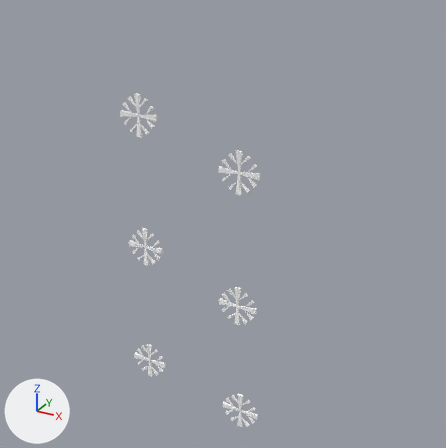
A saved change to the glTF model models/天气/独立天气/雪/中雪/中雪.gltf.
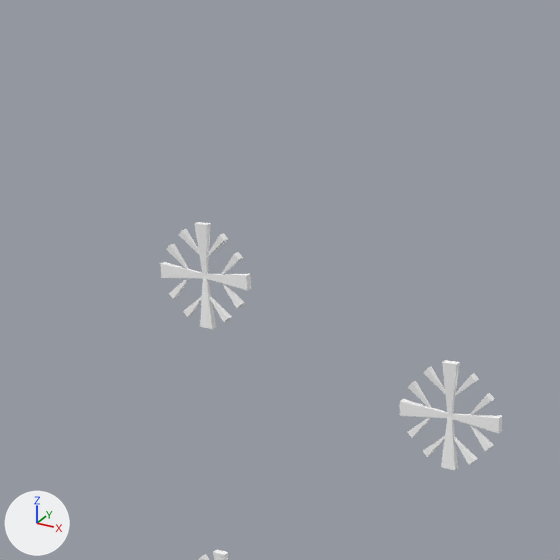
There are two pictures of each version: one whole from a 50 mm camera at (2.3, -3.08, 1.32) aimed at (0.54, 0.12, -0.28), one close up on the part from 12% to 64% of the width and 0% to 52% of the height. The lights are fixed; the arrows at lower left show +X, +Y and +Z. Where no turn or scale is listed for an object, it has been applied to the vertices. Vertices at the same position are counted once.

The first close-up shows 'node_Pyramid003_-5396', 'node_Pyramid003_-5406', 'node_Pyramid013_-5398', 'node_Pyramid013_-5408', 'node_Pyramid014_-5400', 'node_Pyramid014_-5410', 'node_Pyramid015_-5402', 'node_Pyramid015_-5412'.
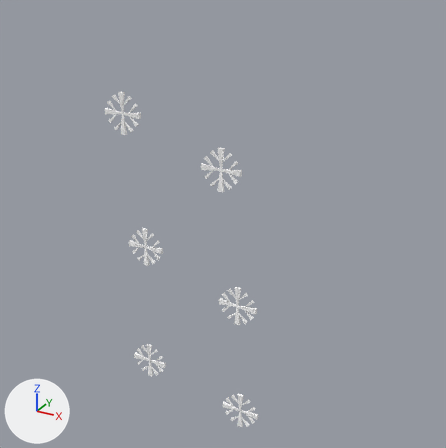
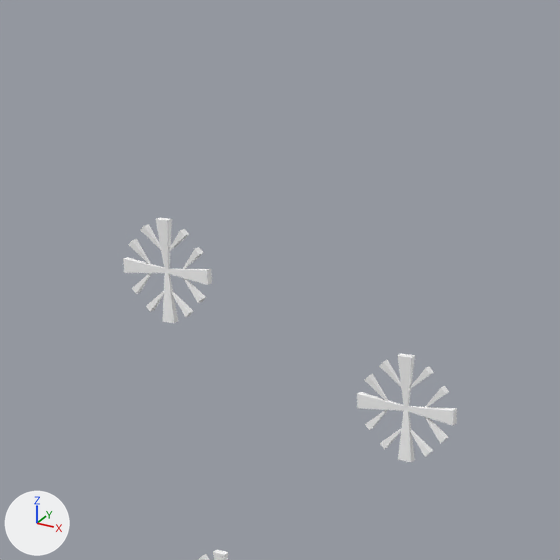
The newer file is also turned or shifted as a whole; pictures and numbers use the older file's frame.

The edits, one by one:
me_mesh_pyramid003_11164pyramid003 has 18 vertices, 24 faces and spans x -0.071..0.071, y -0.01..0.01, z -0.056..0.135.
me_mesh_pyramid003_11164pyramid003 is used by ob_node_pyramid003__5396; location (0.006, 0.0, 0.388).
me_mesh_pyramid003_11164pyramid003 part 8: the whole mesh is moved by (0.74, 0.0, -2.009).
me_mesh_pyramid013_11166pyramid013 has 18 vertices, 24 faces and spans x -0.056..0.135, y -0.01..0.01, z -0.071..0.071.
me_mesh_pyramid013_11166pyramid013 is used by ob_node_pyramid013__5398; location (0.006, 0.0, 0.388).
me_mesh_pyramid013_11166pyramid013 part 9: the whole mesh is moved by (0.74, 0.0, -2.009).
me_mesh_pyramid014_11168pyramid014 has 18 vertices, 24 faces and spans x -0.135..0.056, y -0.01..0.01, z -0.071..0.071.
me_mesh_pyramid014_11168pyramid014 is used by ob_node_pyramid014__5400; location (0.006, 0.0, 0.388).
me_mesh_pyramid014_11168pyramid014 part 10: the whole mesh is moved by (0.74, 0.0, -2.009).
me_mesh_pyramid015_11170pyramid015 has 18 vertices, 24 faces and spans x -0.071..0.071, y -0.01..0.01, z -0.135..0.056.
me_mesh_pyramid015_11170pyramid015 is used by ob_node_pyramid015__5402; location (0.006, 0.0, 0.388).
me_mesh_pyramid015_11170pyramid015 part 11: the whole mesh is moved by (0.74, 0.0, -2.009).
me_mesh_pyramid003_11164pyramid003_001 has 18 vertices, 24 faces and spans x -0.071..0.071, y -0.01..0.01, z -0.056..0.135.
me_mesh_pyramid003_11164pyramid003_001 is used by ob_node_pyramid003__5406; location (0.716, 0.0, 0.128).
me_mesh_pyramid003_11164pyramid003_001 part 1: the whole mesh is moved by (-0.832, 0.0, 0.259).
me_mesh_pyramid013_11166pyramid013_001 has 18 vertices, 24 faces and spans x -0.056..0.135, y -0.01..0.01, z -0.071..0.071.
me_mesh_pyramid013_11166pyramid013_001 is used by ob_node_pyramid013__5408; location (0.716, 0.0, 0.128).
me_mesh_pyramid013_11166pyramid013_001 part 2: the whole mesh is moved by (-0.832, 0.0, 0.259).
me_mesh_pyramid014_11168pyramid014_001 has 18 vertices, 24 faces and spans x -0.135..0.056, y -0.01..0.01, z -0.071..0.071.
me_mesh_pyramid014_11168pyramid014_001 is used by ob_node_pyramid014__5410; location (0.716, 0.0, 0.128).
me_mesh_pyramid014_11168pyramid014_001 part 3: the whole mesh is moved by (-0.832, 0.0, 0.259).
me_mesh_pyramid015_11170pyramid015_001 has 18 vertices, 24 faces and spans x -0.071..0.071, y -0.01..0.01, z -0.135..0.056.
me_mesh_pyramid015_11170pyramid015_001 is used by ob_node_pyramid015__5412; location (0.716, 0.0, 0.128).
me_mesh_pyramid015_11170pyramid015_001 part 4: the whole mesh is moved by (-0.832, 0.0, 0.259).
me_mesh_pyramid003_11164pyramid003_002 has 18 vertices, 24 faces and spans x -0.071..0.071, y -0.01..0.01, z -0.056..0.135.
me_mesh_pyramid003_11164pyramid003_002 is used by ob_node_pyramid003__5426; location (0.716, 0.0, -0.782).
me_mesh_pyramid003_11164pyramid003_002 part 5: the whole mesh is moved by (-0.122, 0.0, 0.909).
me_mesh_pyramid014_11168pyramid014_002 has 18 vertices, 24 faces and spans x -0.135..0.056, y -0.01..0.01, z -0.071..0.071.
me_mesh_pyramid014_11168pyramid014_002 is used by ob_node_pyramid014__5430; location (0.716, 0.0, -0.782).
me_mesh_pyramid014_11168pyramid014_002 part 6: the whole mesh is moved by (-0.122, 0.0, 0.909).
me_mesh_pyramid015_11170pyramid015_002 has 18 vertices, 24 faces and spans x -0.071..0.071, y -0.01..0.01, z -0.135..0.056.
me_mesh_pyramid015_11170pyramid015_002 is used by ob_node_pyramid015__5432; location (0.716, 0.0, -0.782).
me_mesh_pyramid015_11170pyramid015_002 part 7: the whole mesh is moved by (-0.122, 0.0, 0.909).

What differs and where, as boxes (x1, y1, x2, y2) in the close-ups (560 x 560 px):
'node_Pyramid003_-5406', mesh moved: before (423, 360, 479, 416); after (140, 218, 189, 271)
'node_Pyramid015_-5412', mesh moved: before (423, 416, 478, 470); after (146, 271, 194, 323)
'node_Pyramid013_-5408', mesh moved: before (450, 393, 502, 451); after (167, 247, 212, 303)
'node_Pyramid014_-5410', mesh moved: before (400, 381, 449, 438); after (123, 239, 166, 294)
'node_Pyramid003_-5426', mesh moved (not visible before): after (379, 353, 434, 408)
'node_Pyramid003_-5396', mesh moved (not visible afterwards): before (178, 222, 228, 276)
'node_Pyramid015_-5432', mesh moved (not visible before): after (380, 409, 433, 462)
'node_Pyramid014_-5430', mesh moved (not visible before): after (357, 374, 406, 430)
'node_Pyramid015_-5402', mesh moved (not visible afterwards): before (183, 276, 232, 329)
'node_Pyramid013_-5398', mesh moved (not visible afterwards): before (205, 252, 251, 309)
'node_Pyramid014_-5400', mesh moved (not visible afterwards): before (160, 244, 204, 299)
